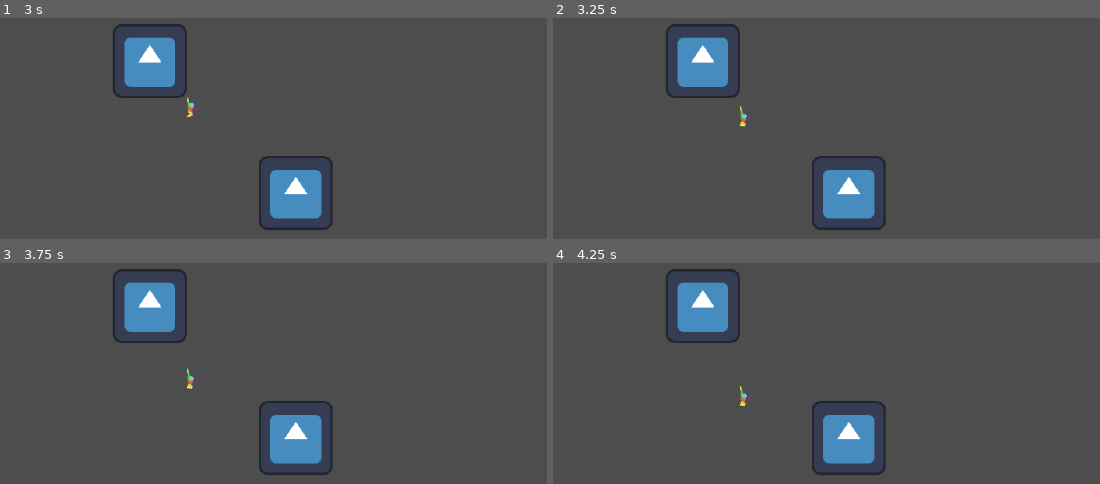
Above: before the commit, frames 1-4 (two rows, left to right).
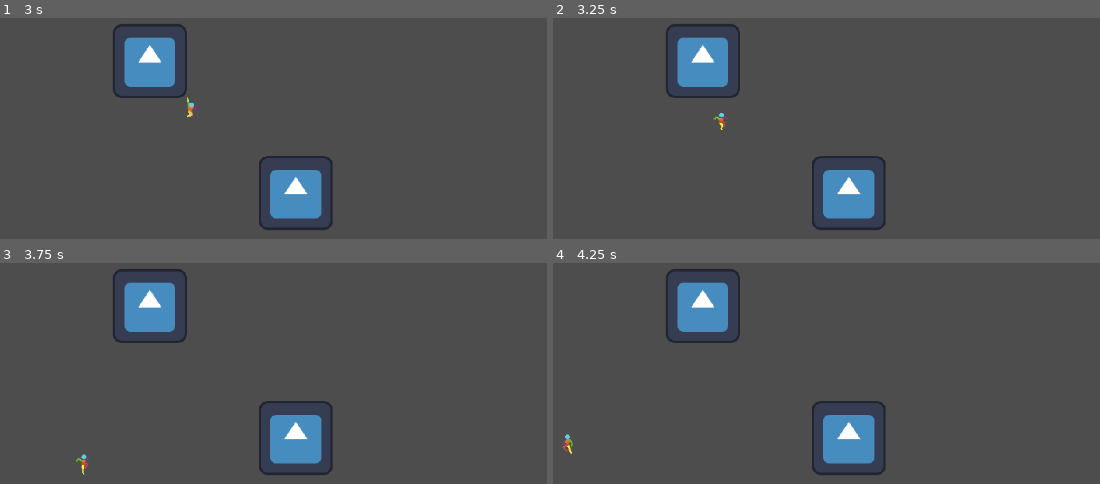
Above: after the commit, the same moments.

Repository: Super-Chess-Bros-Studios/Super-Chess-Bros
Game: Godot game, scene res://Scenes/testScene.tscn
Two runs of this game, one before a commit and one after it. Both use one fixed random seed, a clock stepped at 60 frames per second and the inputs below. The engine's default icon, where the game draws it, is replaced by a stand-in: a white triangle on a blue panel in a dark square.
Inputs:
- Up to frame 1 (3 s): tap Enter at 0.5, 2.75 s; hold Right (p1_right) 0.53-2.03 s; tap Space (p1_jump) at 0.77, 1.52, 2 s; hold Left (p1_left) from 2.03 s (still down)
- Up to frame 2 (3.25 s): keep holding Left (p1_left); tap Space (p1_jump) at 3.02 s
- Up to frame 3 (3.75 s): keep holding Left (p1_left); tap Space (p1_jump) at 3.5 s
- Up to frame 4 (4.25 s): keep holding Left (p1_left); tap Space (p1_jump) at 3.77 s

Frame 1 is identical in both runs. In frame 2, 0.2% of the frame differs, in the area x 29-37%, y 39-51%; in frame 3, 0.2%; in frame 4, 0.2%, in the area x 1-37%, y 55-87%.

Commit message:
patched stupid bug

Diff:
--- a/Scenes/testScene.tscn
+++ b/Scenes/testScene.tscn
@@ -1,6 +1,6 @@
 [gd_scene load_steps=5 format=3 uid="uid://dtf4p6j0qehoa"]
 
-[ext_resource type="PackedScene" uid="uid://5b3fmt2t3sc6" path="res://scenes/characters/Test_Char.tscn" id="1_8xinf"]
+[ext_resource type="PackedScene" uid="uid://5b3fmt2t3sc6" path="res://Scenes/characters/Test_Char.tscn" id="1_8xinf"]
 [ext_resource type="Texture2D" uid="uid://c73tf2yc5b3bn" path="res://icon.svg" id="2_i052m"]
 
 [sub_resource type="WorldBoundaryShape2D" id="WorldBoundaryShape2D_4mqg7"]
--- a/project.godot
+++ b/project.godot
@@ -110,11 +110,13 @@
 special_1={
 "deadzone": 0.2,
 "events": [Object(InputEventJoypadButton,"resource_local_to_scene":false,"resource_name":"","device":0,"button_index":0,"pressure":0.0,"pressed":true,"script":null)
+, Object(InputEventKey,"resource_local_to_scene":false,"resource_name":"","device":-1,"window_id":0,"alt_pressed":false,"shift_pressed":false,"ctrl_pressed":false,"meta_pressed":false,"pressed":false,"keycode":0,"physical_keycode":88,"key_label":0,"unicode":120,"location":0,"echo":false,"script":null)
 ]
 }
 special_2={
 "deadzone": 0.2,
 "events": [Object(InputEventJoypadButton,"resource_local_to_scene":false,"resource_name":"","device":1,"button_index":0,"pressure":0.0,"pressed":true,"script":null)
+, Object(InputEventKey,"resource_local_to_scene":false,"resource_name":"","device":-1,"window_id":0,"alt_pressed":false,"shift_pressed":false,"ctrl_pressed":false,"meta_pressed":false,"pressed":false,"keycode":0,"physical_keycode":88,"key_label":0,"unicode":120,"location":0,"echo":false,"script":null)
 ]
 }
 p1_left={
--- a/scenes/characters/Test_Char.tscn
+++ b/scenes/characters/Test_Char.tscn
@@ -1408,8 +1408,10 @@
 wait_time = 0.5
 one_shot = true
 
-[node name="WallSlide" type="Node" parent="CharacterBody2D/State Machine" node_paths=PackedStringArray("anim", "sprite", "character")]
+[node name="WallSlide" type="Node" parent="CharacterBody2D/State Machine" node_paths=PackedStringArray("slide_colliderL", "slide_colliderR", "anim", "sprite", "character")]
 script = ExtResource("22_u77ra")
+slide_colliderL = NodePath("../../LeftCollide")
+slide_colliderR = NodePath("../../RightCollide")
 anim = NodePath("../../AnimationPlayer")
 sprite = NodePath("../../Sprite2D")
 character = NodePath("../..")
@@ -1434,6 +1436,8 @@
 character = NodePath("../..")
 
 [node name="Hurtbox" type="Area2D" parent="CharacterBody2D"]
+collision_layer = 2
+collision_mask = 2
 script = ExtResource("27_fjca5")
 metadata/_custom_type_script = "uid://c6s37218lbip0"
 
--- a/scripts/character_scripts/state_machine/states/test_char/test_wall_slide.gd
+++ b/scripts/character_scripts/state_machine/states/test_char/test_wall_slide.gd
@@ -1,5 +1,8 @@
 extends CharacterState
 class_name TestWallSlide
+
+@export var slide_colliderL : Area2D
+@export var slide_colliderR : Area2D
 
 #vertical variables
 
@@ -11,7 +14,6 @@
 @export var max_wall_slide_speed = char_attributes.MAX_FALL_SPEED
 
 #horizontal variables
-
 #how fast horizontally you boost off a wall if you jump
 @export var wall_jump_horizontal_strength : float = char_attributes.WALL_JUMP_HORIZONTAL_STRENGTH
 #how quick you move off of a wall when inputting opposite of a wall
@@ -22,12 +24,24 @@
 
 func Enter():
 	print("Wall Slide state")
+	wall_detection_enabled(true)
 	exit_wall_slide = false
 	playanim("wallslide")
+
+#this makes it so that the areas only check if you are next to a wall while falling
+#that way you don't trigger the signal while on the ground
+#this doesn't really matter for the MVP because you can't be on the ground and touching
+#the wall on the current stage
+func wall_detection_enabled(ask : bool):
+	slide_colliderL.monitoring = ask
+	slide_colliderR.monitoring = ask
 
 func _on_wall_detect_body_exited(body: Node2D) -> void:
 	exit_wall_slide = true
 	print("wall slide exited")
+
+func Exit():
+	wall_detection_enabled(false)
 
 
 func Physics_Update(delta):
